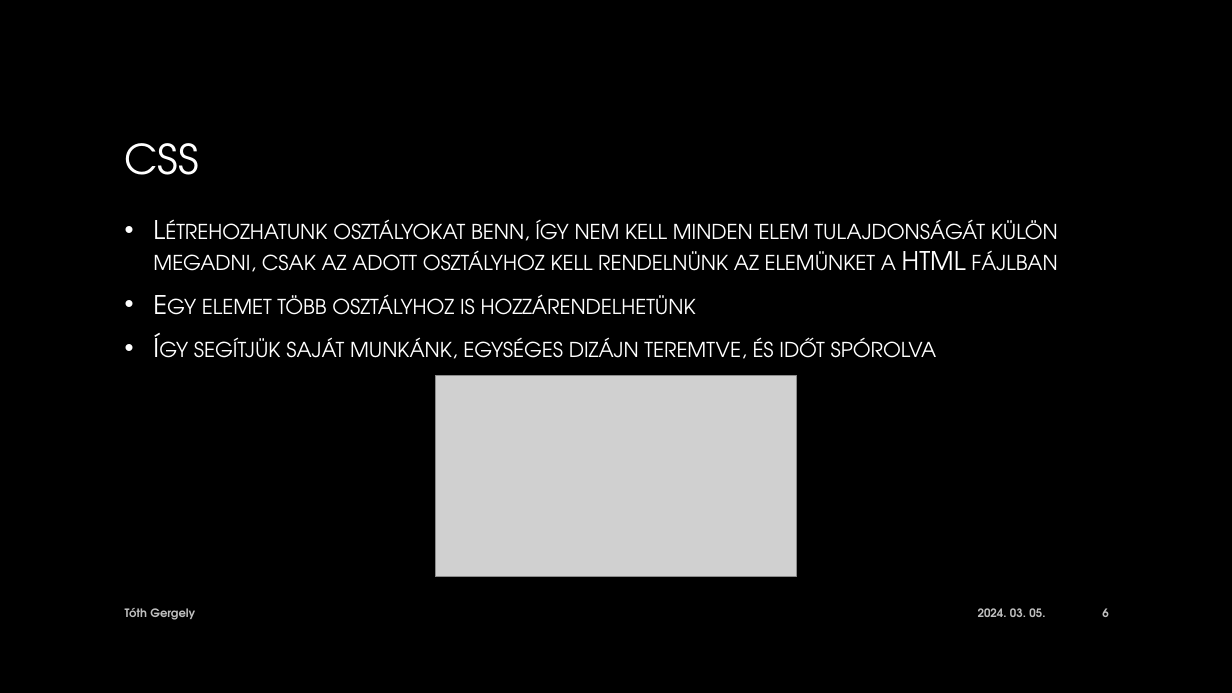
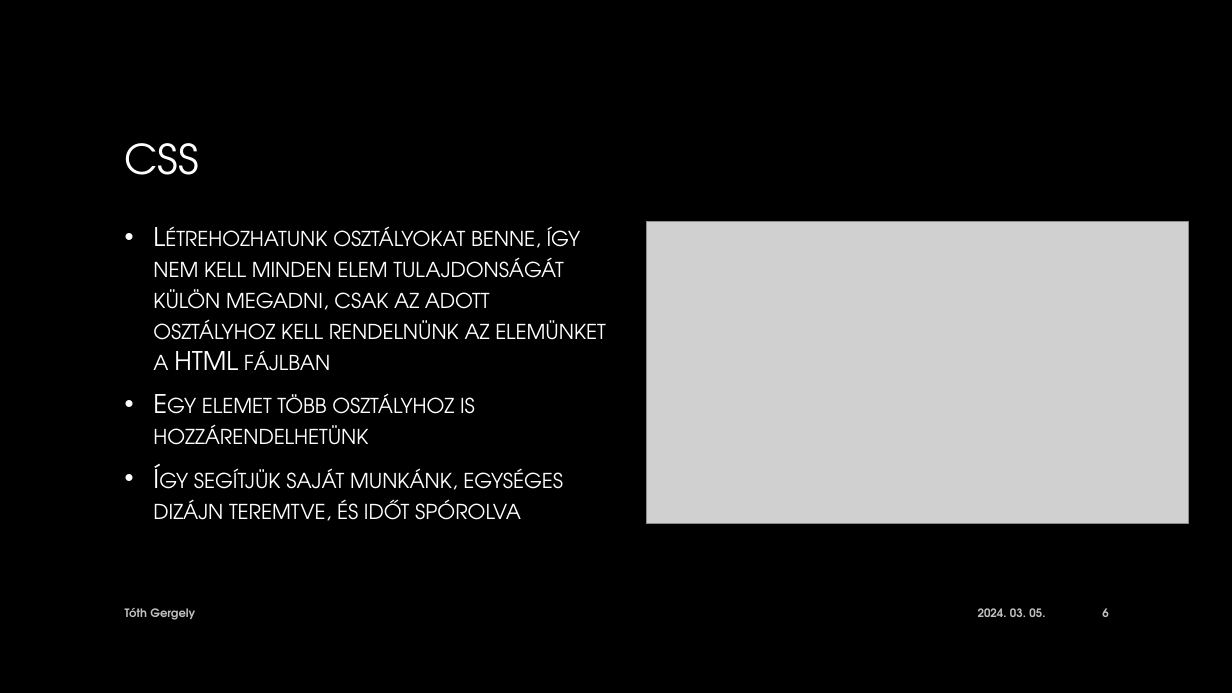
Before and after one commit to gereyl/html-portfolio, a slide deck: slide 6 of Eloadas.pptx. Drawn at 1232x693 pixels with LibreOffice and Linux fonts; fonts in the diff are those of the drawing; grey boxes stand for pictures; background and template pictures are left out. Boxes give left, top, right and bottom in pixels: in the first picture for what was removed or moved away, otherwise in the second. Text is boxed around its words. In the diff, an @@ line names an element or a change of style, - is before the commit and + after.

Commit message:
presentation fixed

```diff
--- a/Eloadas.pptx
+++ b/Eloadas.pptx
@@ text at [153,226,606,371]: text changed @@
-• Létrehozhatunk osztályokat benn, így nem kell minden elem tulajdonságát külön megadni, csak az adott osztályhoz kell rendelnünk az elemünket a HTML fájlban
+• Létrehozhatunk osztályokat benne, így nem kell minden elem tulajdonságát külön megadni, csak az adott osztályhoz kell rendelnünk az elemünket a HTML fájlban
@@ picture: place and size @@
-picture at [435,375,797,577]
+picture at [647,222,1189,524]
```
